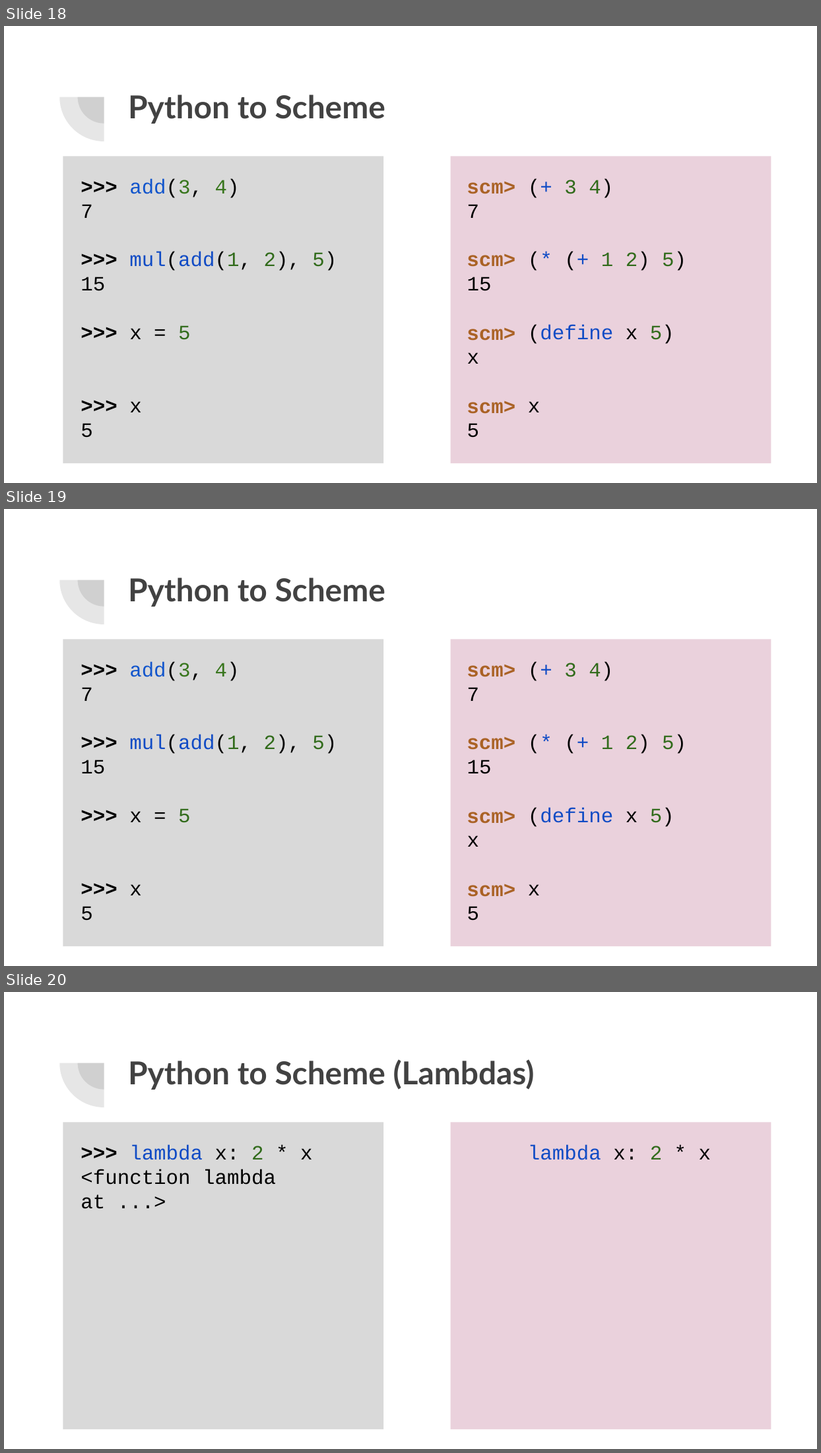
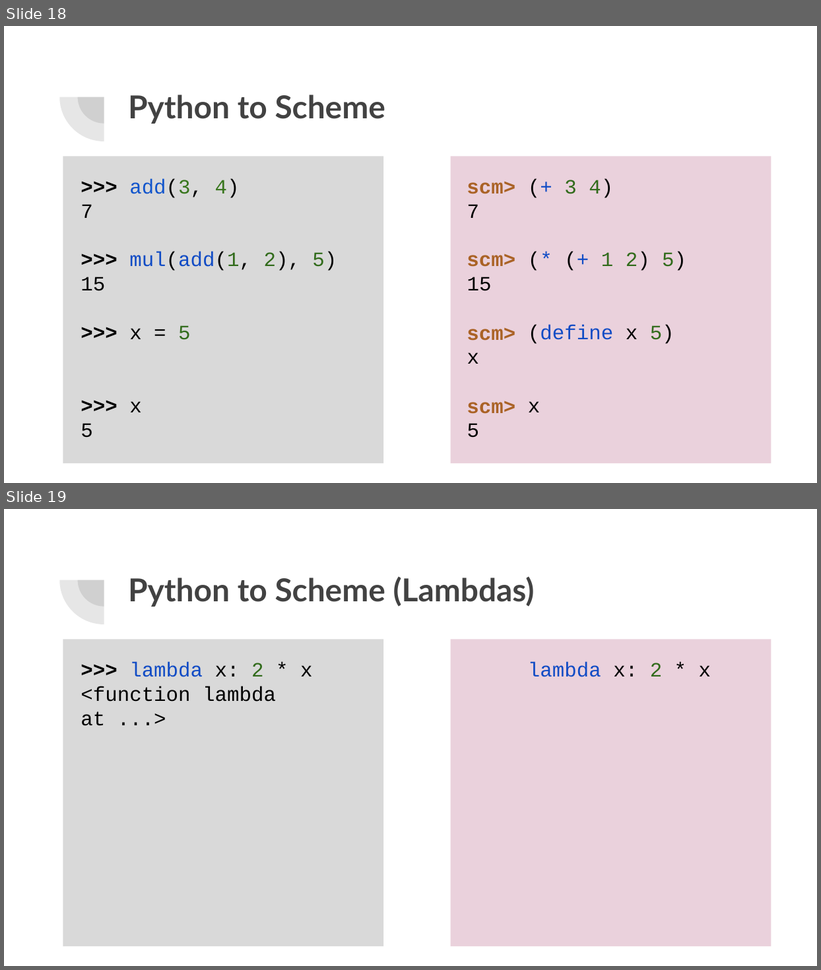
Before and after one commit to cameronmalloy/cameron-malloy, a slide deck: public/pdfs/lab6slides.pptx. Shown one above the other, each under a label of ours: slides 18, 19 and 20 before the commit, slides 18 and 19 after it. The pictures are 821x1453 and 821x970 pixels, drawn with LibreOffice and Linux fonts; fonts in the diff are those of the drawing. Boxes give left, top, right and bottom in pixels: in the first picture for what was removed or moved away, otherwise in the second. Text is boxed around its words. In the diff, an @@ line names an element or a change of style, - is before the commit and + after.

```diff
--- a/public/pdfs/lab6slides.pptx
+++ b/public/pdfs/lab6slides.pptx
@@ slide 19 removed at bbox=[4, 509, 817, 966], background #FFFFFF; not listed: 2 template elements that a slide beside it also shows @@
@@ title removed at bbox=[128, 578, 385, 607] @@
-Python to Scheme
@@ rectangle removed at bbox=[63, 639, 384, 947] @@
@@ rectangle removed at bbox=[450, 639, 771, 947] @@
@@ text removed at bbox=[81, 661, 337, 921] @@
->>> add(3, 4)
-7
->>> mul(add(1, 2), 5)
-15
->>> x = 5
->>> x
-5
@@ text removed at bbox=[467, 664, 516, 677] @@
-scm>
@@ text removed at bbox=[467, 661, 686, 921] @@
-scm> (+ 3 4)
-7
-scm> (* (+ 1 2) 5)
-15
-scm> (define x 5)
-x
-scm> x
-5
@@ text removed at bbox=[467, 737, 516, 750] @@
-scm>
@@ text removed at bbox=[467, 811, 516, 824] @@
-scm>
@@ text removed at bbox=[467, 884, 516, 897] @@
-scm>
@@ what was slide 20 is now slide 19 @@
```
Also in this commit, not shown: 4 slides changed, 1 slide added, 1 other slide removed.
